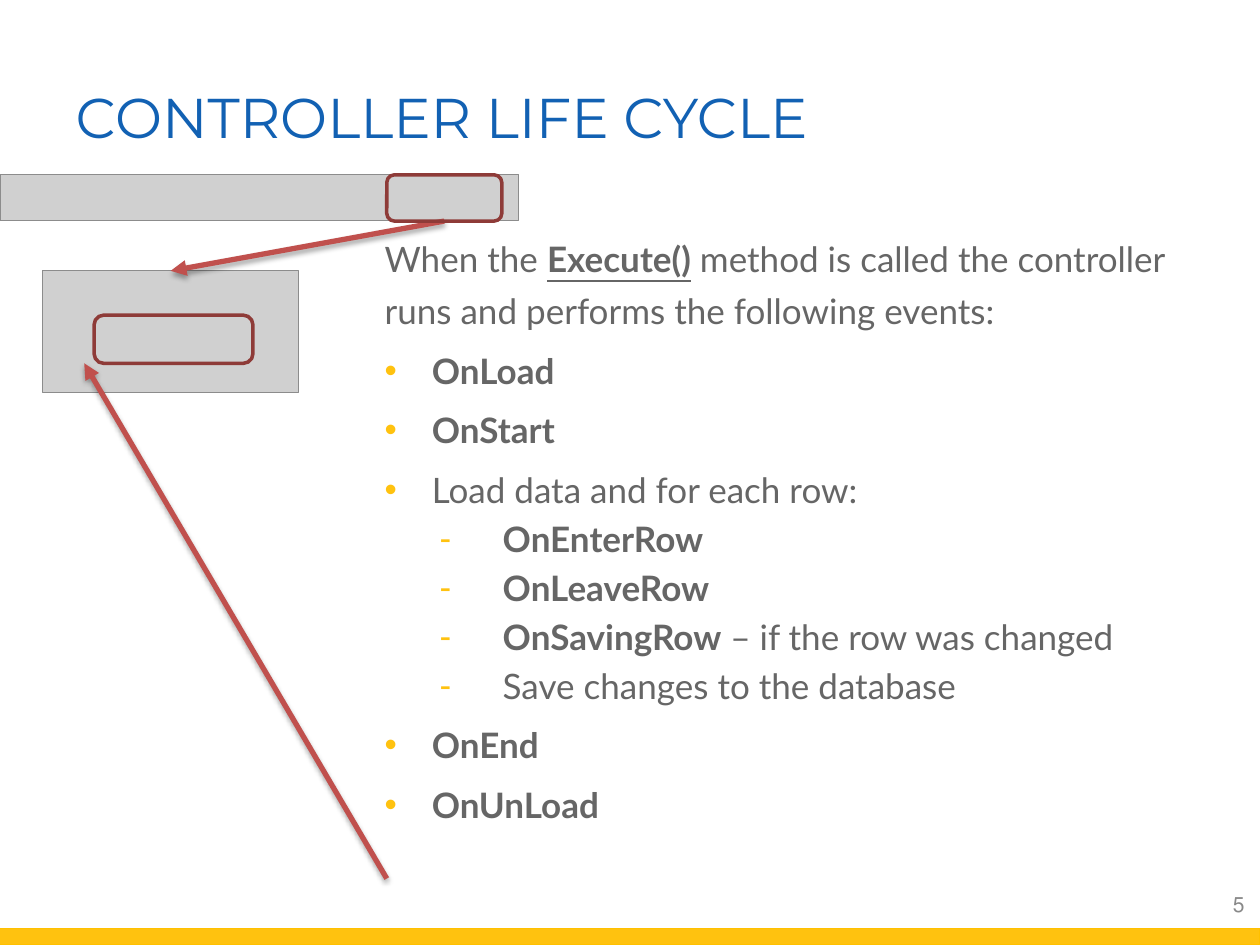
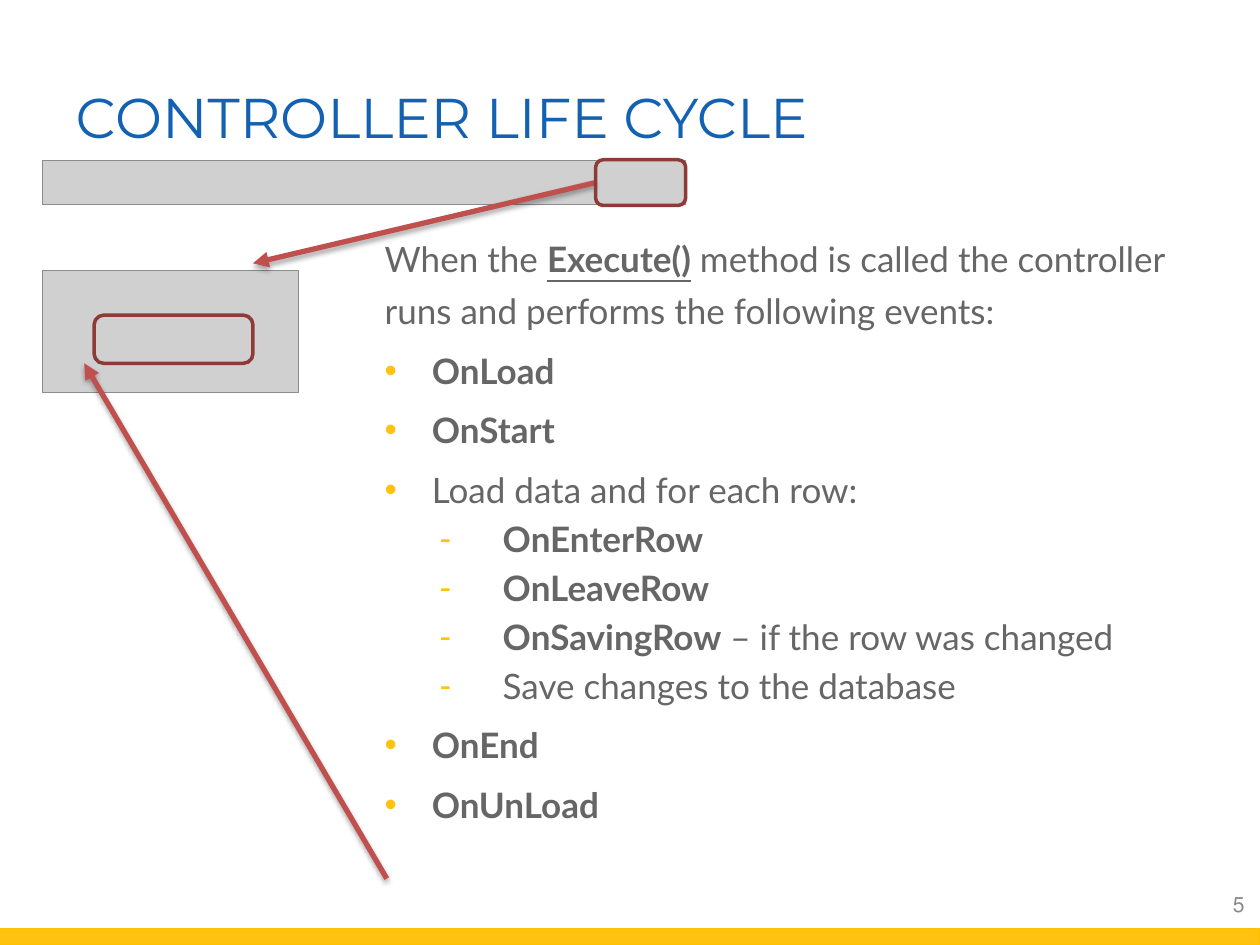
Before and after one commit to FireflyMigration/firefly-doc, a slide deck: slide 5 of dev-docs/guide/Training.pptx. Drawn at 1260x945 pixels with LibreOffice and Linux fonts; fonts in the diff are those of the drawing; grey boxes stand for pictures; background and template pictures are left out. Boxes give left, top, right and bottom in pixels: in the first picture for what was removed or moved away, otherwise in the second. Text is boxed around its words. In the diff, an @@ line names an element or a change of style, - is before the commit and + after.

Commit message:
Controller Life Cycle Demo

```diff
--- a/dev-docs/guide/Training.pptx
+++ b/dev-docs/guide/Training.pptx
@@ picture removed at [0, 174, 519, 220] @@
@@ picture added at [43, 161, 685, 205] @@
@@ rounded rectangle: place and size @@
-rounded rectangle at [387, 175, 501, 222]
+rounded rectangle at [596, 160, 687, 205]
@@ arrow moved from (445, 220) - (170, 271) to (596, 183) - (253, 263) @@
```
Also in this commit, not shown: 1 other slide changed, 3 other files.
